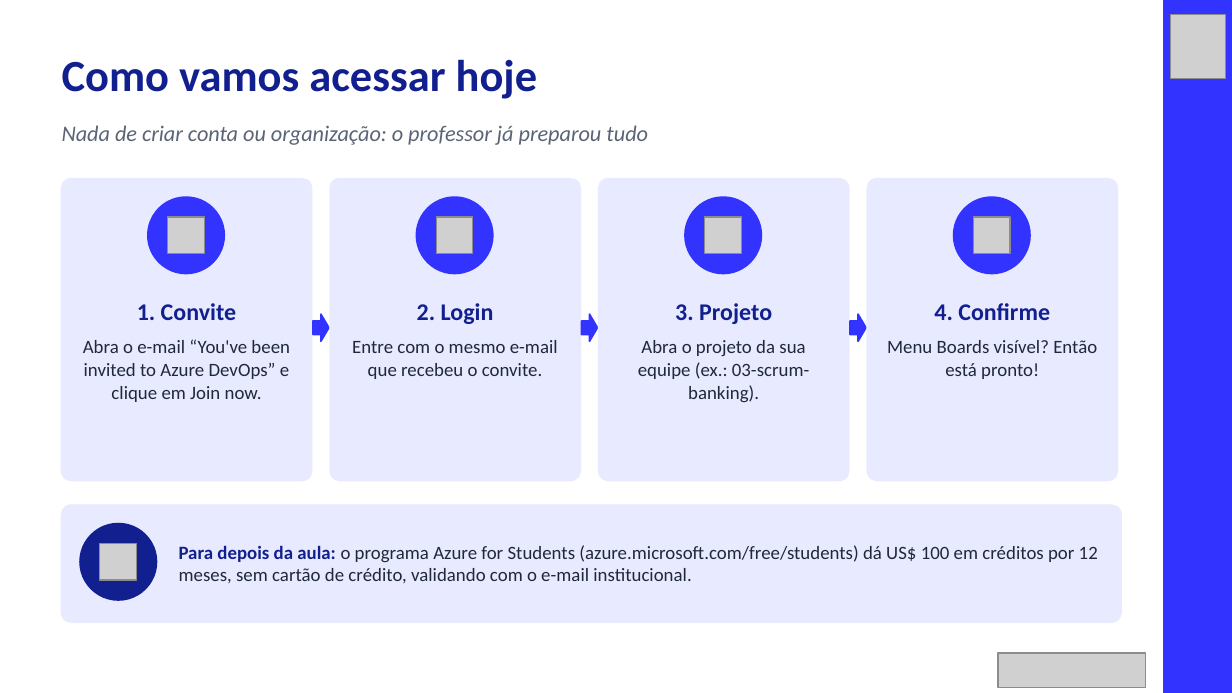
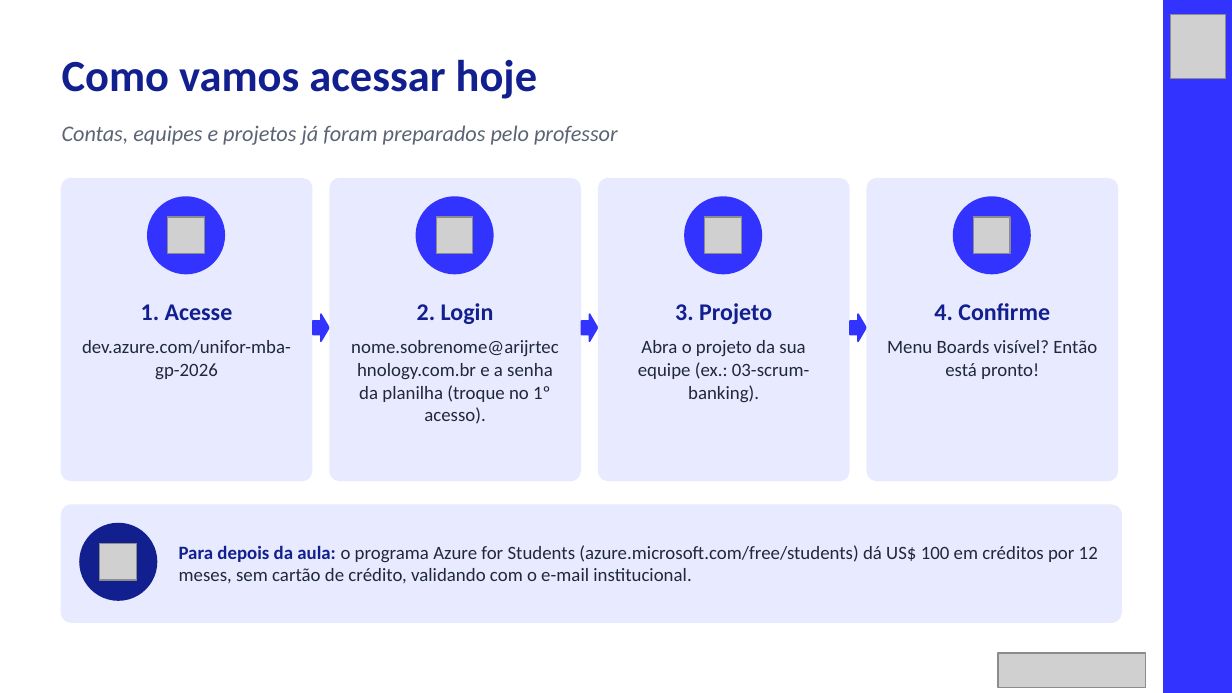
Before and after one commit to unifor-docente/azure-devops-planejamento-hands-on, a slide deck: slide 19 of slides/Apresentacao_Azure_DevOps_2026-09-29.pptx. Drawn at 1232x693 pixels with LibreOffice and Linux fonts; fonts in the diff are those of the drawing; grey boxes stand for pictures. Boxes give left, top, right and bottom in pixels: in the first picture for what was removed or moved away, otherwise in the second. Text is boxed around its words. In the diff, an @@ line names an element or a change of style, - is before the commit and + after.

```diff
--- a/slides/Apresentacao_Azure_DevOps_2026-09-29.pptx
+++ b/slides/Apresentacao_Azure_DevOps_2026-09-29.pptx
@@ text at bbox=[62, 125, 618, 145]: text changed @@
-Nada de criar conta ou organização: o professor já preparou tudo
+Contas, equipes e projetos já foram preparados pelo professor
@@ text at bbox=[141, 304, 233, 320]: text changed @@
-1. Convite
+1. Acesse
@@ text at bbox=[82, 340, 291, 379]: text changed @@
-Abra o e-mail “You've been invited to Azure DevOps” e clique em Join now.
+dev.azure.com/unifor-mba-gp-2026
@@ text at bbox=[351, 340, 559, 424]: text changed @@
-Entre com o mesmo e-mail que recebeu o convite.
+nome.sobrenome@arijrtechnology.com.br e a senha da planilha (troque no 1º acesso).
```
Also in this commit, not shown: 2 other slides changed, 9 other files.
